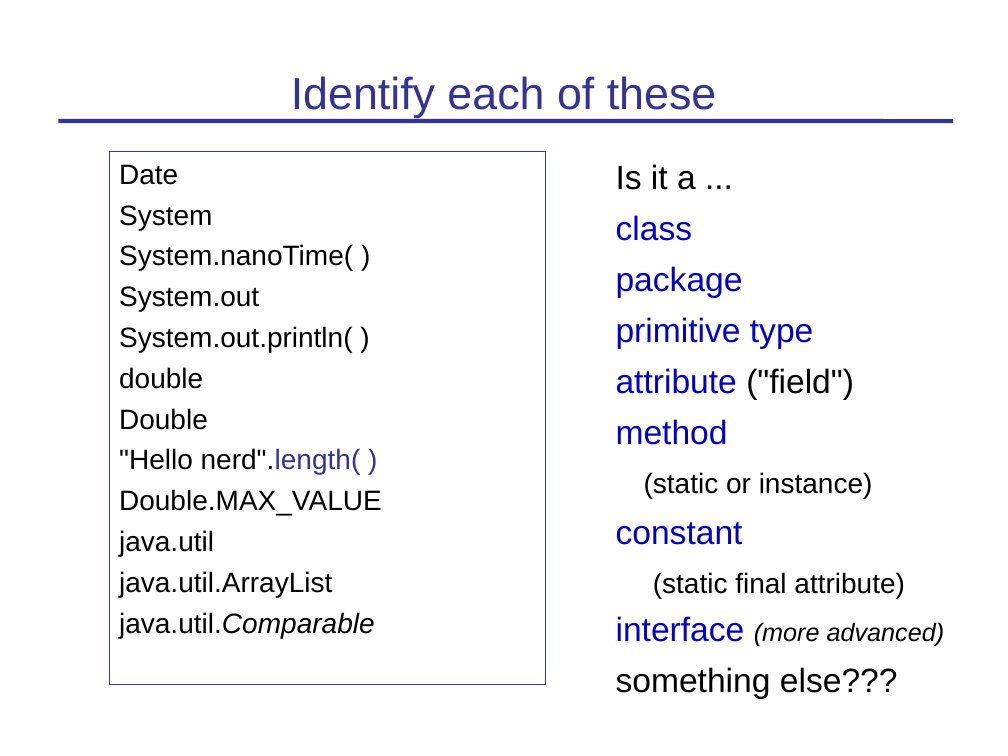
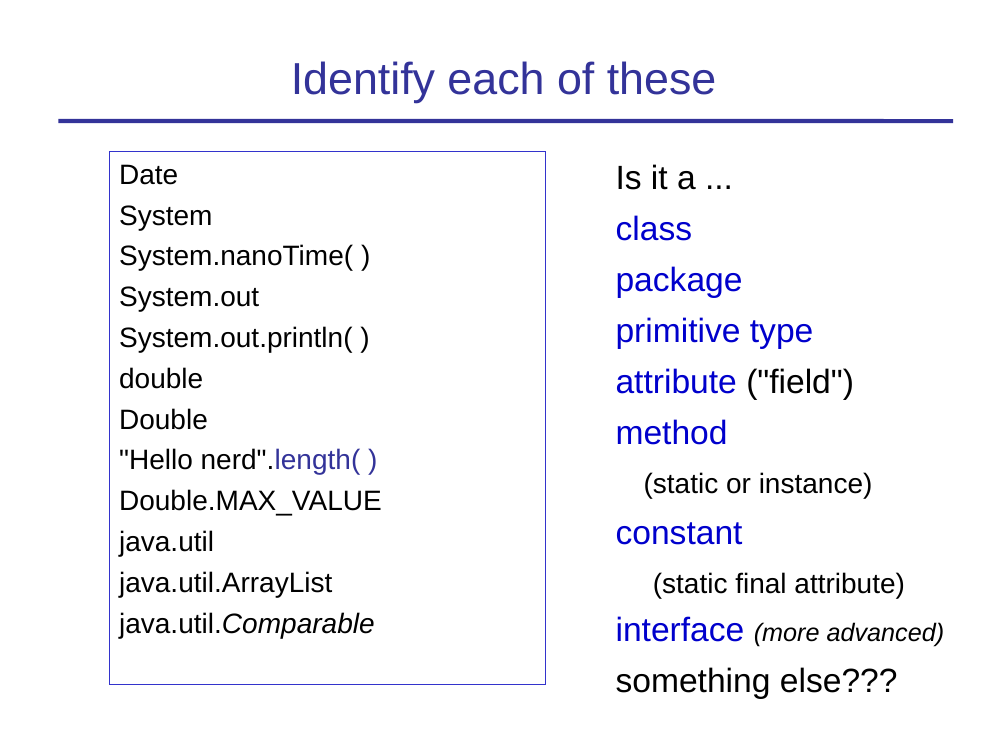
Before and after one commit to skeoop/skeoop.github.io, a slide deck: slide 3 of week1/2-Coding-Standard-and-Javadoc.ppt. Drawn at 1008x756 pixels with LibreOffice and Linux fonts; fonts in the diff are those of the drawing. Boxes give left, top, right and bottom in pixels: in the first picture for what was removed or moved away, otherwise in the second. Text is boxed around its words. In the diff, an @@ line names an element or a change of style, - is before the commit and + after.

```diff
--- a/week1/2-Coding-Standard-and-Javadoc.ppt
+++ b/week1/2-Coding-Standard-and-Javadoc.ppt
@@ title "Identify each of these" at <box>291,61,717,103</box>: vertical alignment bottom to middle @@
```
Also in this commit, not shown: 2 other slides changed, 4 other files.
